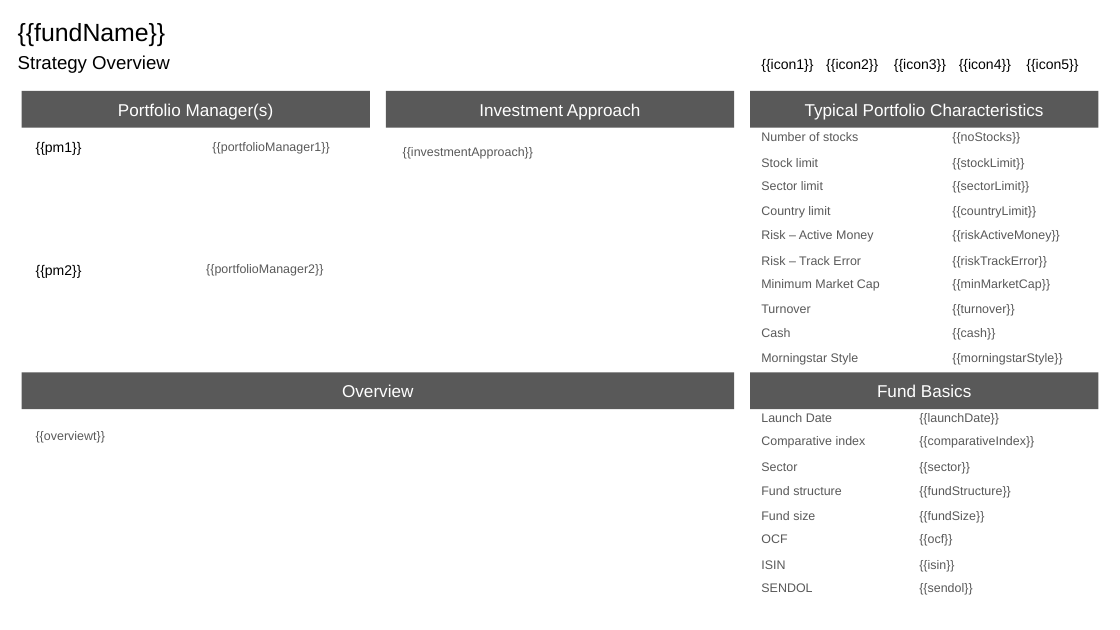
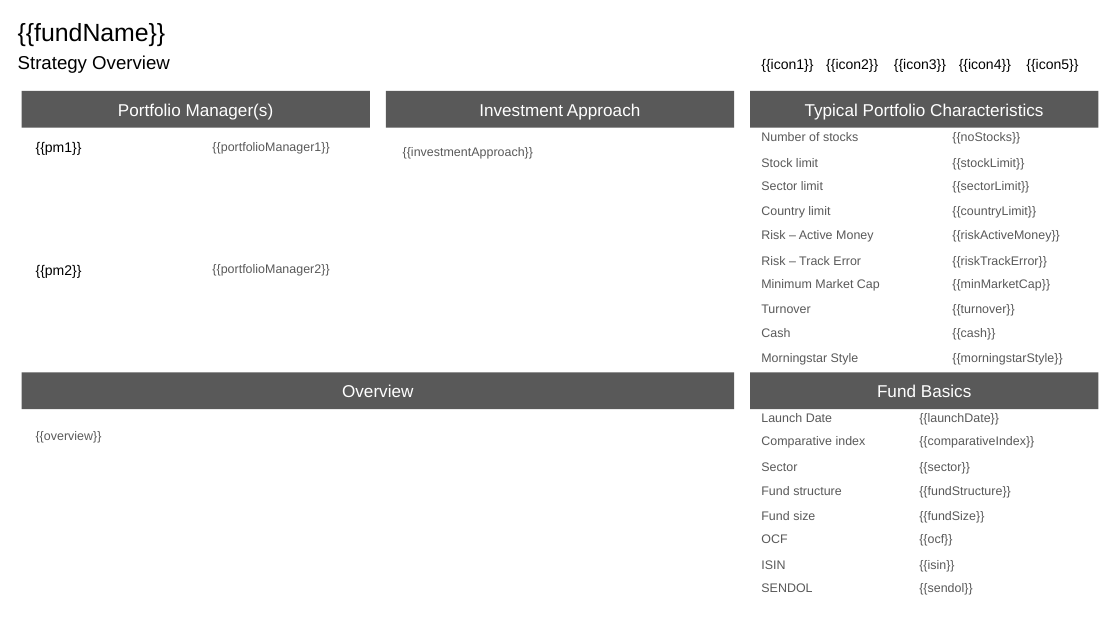
Before and after one commit to Anlanther/node-server-playground, a slide deck: slide 1 of src/ppt-generator/pptx-templates/Strategy.pptx. Drawn at 1120x630 pixels with LibreOffice and Linux fonts; fonts in the diff are those of the drawing. Boxes give left, top, right and bottom in pixels: in the first picture for what was removed or moved away, otherwise in the second. Text is boxed around its words. In the diff, an @@ line names an element or a change of style, - is before the commit and + after.

```diff
--- a/src/ppt-generator/pptx-templates/Strategy.pptx
+++ b/src/ppt-generator/pptx-templates/Strategy.pptx
@@ text "{{portfolioManager2}}": place and size @@
-text "{{portfolioManager2}}" at bbox=[206, 264, 323, 276]
+text "{{portfolioManager2}}" at bbox=[212, 264, 329, 276]
@@ text at bbox=[36, 431, 102, 443]: text changed @@
-{{overviewt}}
+{{overview}}
```
Also in this commit, not shown: 10 other files.
